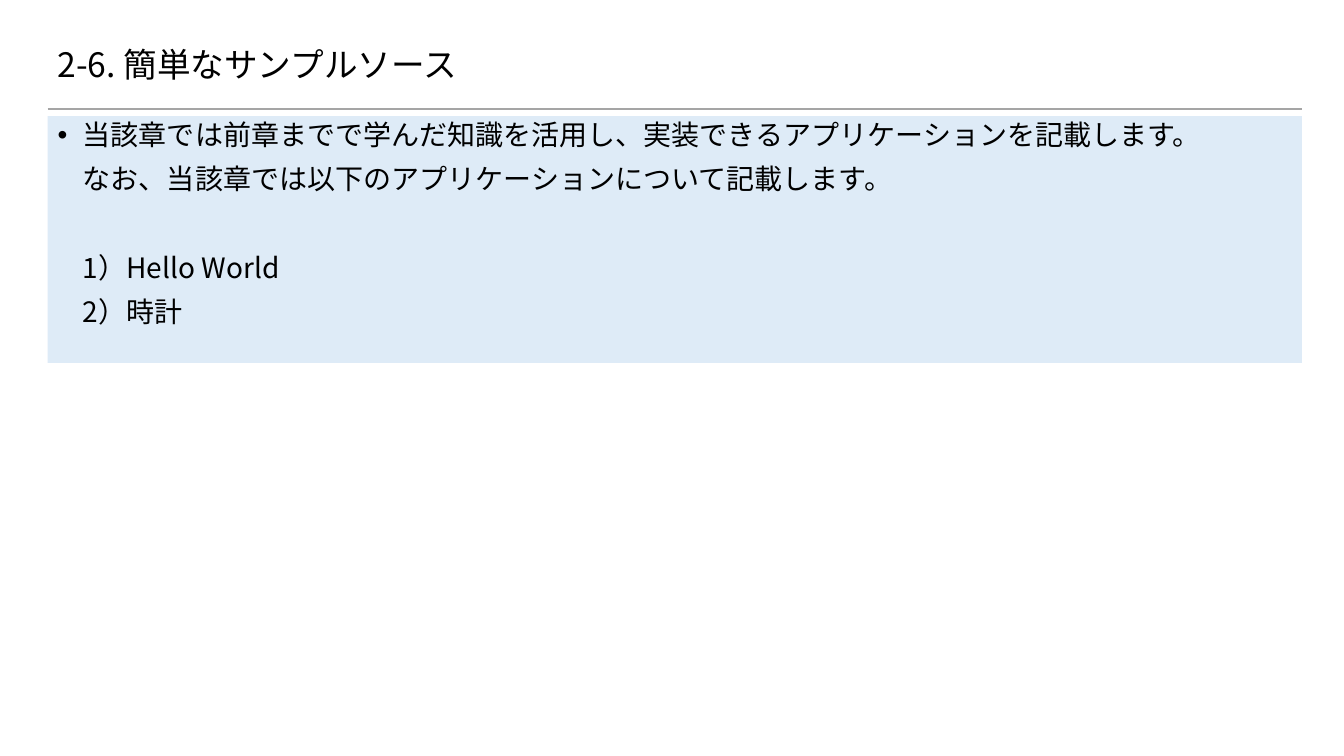
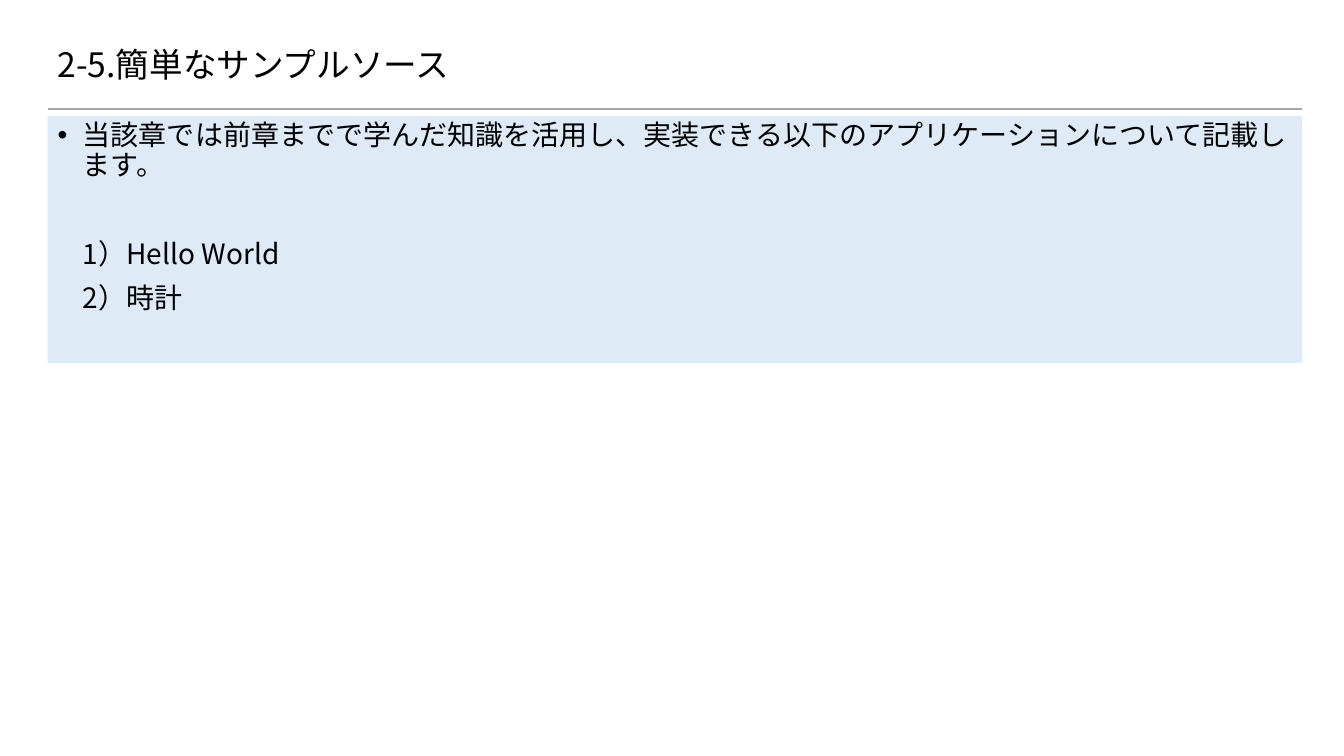
Before and after one commit to 2018SYSTEMI34/diary, a slide deck: slide 1 of doc/02_SlideShare/01.ネタ/２_Reactの基礎/2-6_簡単なサンプルソース.pptx. Drawn at 1344x756 pixels with LibreOffice and Linux fonts; fonts in the diff are those of the drawing; background and template pictures are left out. Boxes give left, top, right and bottom in pixels: in the first picture for what was removed or moved away, otherwise in the second. Text is boxed around its words. In the diff, an @@ line names an element or a change of style, - is before the commit and + after.

Commit message:
時計の記載部分を更新

```diff
--- a/doc/02_SlideShare/01.ネタ/２_Reactの基礎/2-6_簡単なサンプルソース.pptx
+++ b/doc/02_SlideShare/01.ネタ/２_Reactの基礎/2-6_簡単なサンプルソース.pptx
@@ title at (x1=58, y1=48, x2=450, y2=80): text changed @@
-2-6. 簡単なサンプルソース
+2-5.簡単なサンプルソース
@@ text at (x1=83, y1=121, x2=1287, y2=177): text changed @@
-• 当該章では前章までで学んだ知識を活用し、実装できるアプリケーションを記載します。
-なお、当該章では以下のアプリケーションについて記載します。
+• 当該章では前章までで学んだ知識を活用し、実装できる以下のアプリケーションについて記載します。
```
Also in this commit, not shown: 8 other slides changed, 2 slides added.
